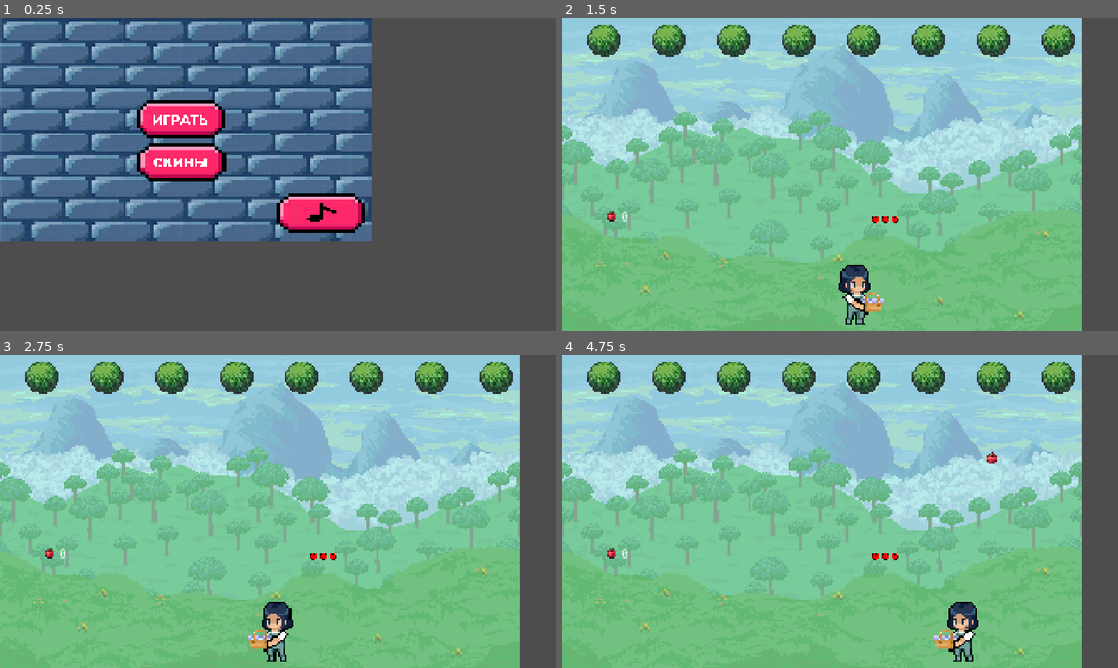
Above: before the commit, frames 1-4 (two rows, left to right).
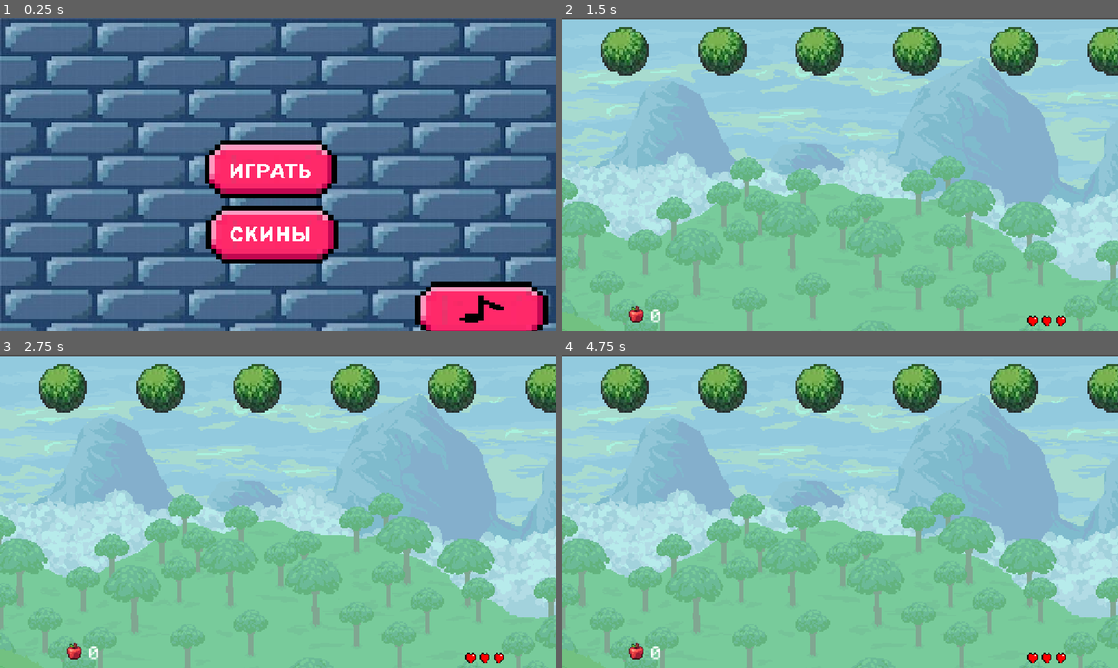
Above: after the commit, the same moments.

Repository: VIxeny/Ship
Game: Godot game, scene res://scenes/MainMenu.tscn
Two runs of this game, one before a commit and one after it. Both use one fixed random seed, a clock stepped at 60 frames per second and the inputs below.
Inputs (mouse positions are in pixels of both pictures, inside the frame that each line leads up to; where the layout moved, square brackets give the same spot in the first picture):
- Up to frame 1 (0.25 s): no input
- Up to frame 2 (1.5 s): click (834, 168) [739, 118] at 0.5 s; hold Right from 1.28 s (still down)
- Up to frame 3 (2.75 s): release Right at 2.03 s; hold Left from 2.03 s (still down)
- Up to frame 4 (4.75 s): release Left at 2.78 s; hold Right 2.78-4.28 s; hold Left from 4.28 s (still down)

The runs differ from the first frame. In frame 1, 83% of the frame differs, in the area x 0-100%, y 0-100%; in frame 2, 65%; in frame 3, 65%; in frame 4, 65%.

Commit message:
FinalEdit

Diff:
--- a/project.godot
+++ b/project.godot
@@ -23,8 +23,8 @@
 
 [display]
 
-window/size/viewport_width=1920
-window/size/viewport_height=1080
+window/size/viewport_width=1280
+window/size/viewport_height=720
 window/stretch/mode="canvas_items"
 
 [editor_plugins]
